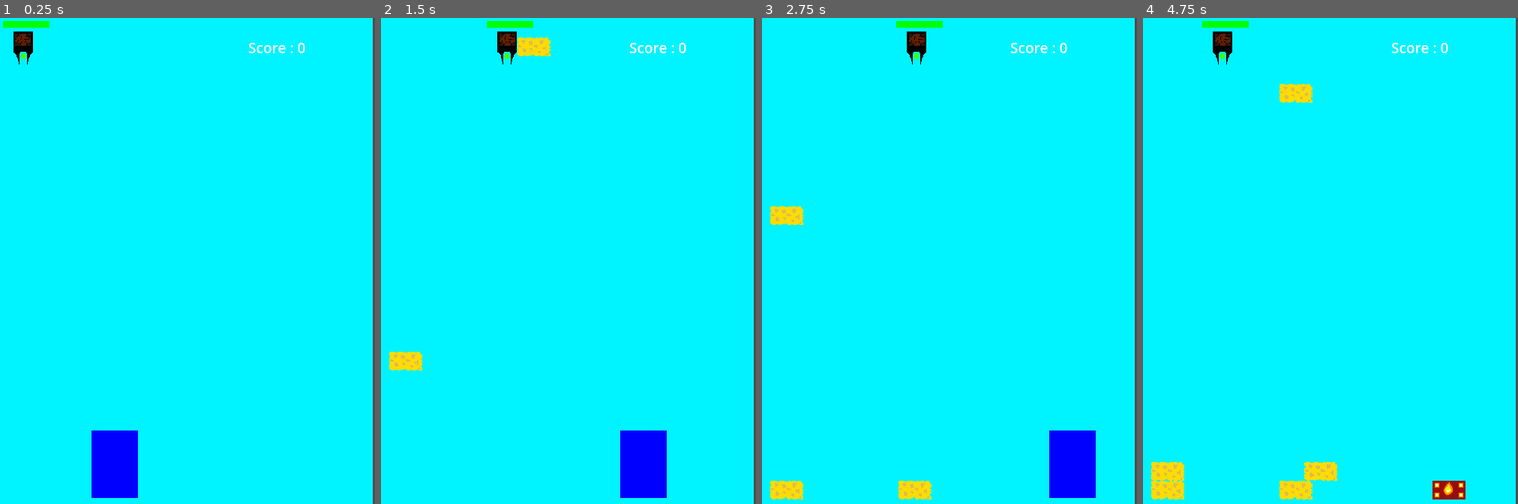
Above: before the commit, frames 1-4 (left to right).
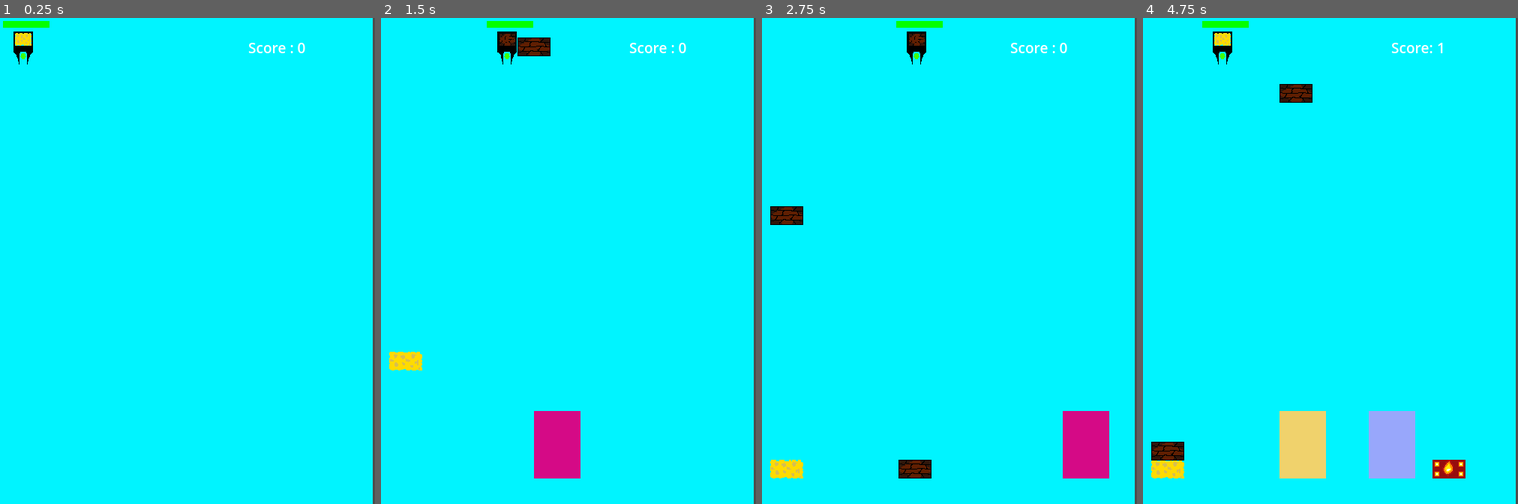
Above: after the commit, the same moments.

Repository: SH312-code/sdc-game_jam-2
Game: Godot game, scene res://Scenes/main.tscn
Two runs of this game, one before a commit and one after it. Both use one fixed random seed, a clock stepped at 60 frames per second and the inputs below.
Inputs:
- Up to frame 1 (0.25 s): no input
- Up to frame 2 (1.5 s): hold Right (ui_right) 0.53-1.28 s; hold Space (Space_key) 0.53-1.28 s; hold Left (ui_left) from 1.28 s (still down); tap Space (Space_key) at 1.35 s
- Up to frame 3 (2.75 s): release Left (ui_left) at 2.03 s; hold Right (ui_right) from 2.03 s (still down); hold Space (Space_key) from 2.03 s (still down)
- Up to frame 4 (4.75 s): release Space (Space_key) at 2.78 s; tap Space (Space_key) at 2.85, 4.35 s; release Right (ui_right) at 3.53 s; hold Space (Space_key) 3.53-4.28 s; hold Left (ui_left) from 3.53 s (still down)

The runs differ from the first frame. In frame 1, 1.8% of the frame differs, in the area x 4-37%, y 3-99%; in frame 2, 3.8%; in frame 3, 4.2%; in frame 4, 5.9%, in the area x 2-86%, y 3-100%.

Commit message:
they'r egay now

Diff:
--- a/Scenes/hostile/shooting_enemy_variant.tscn
+++ b/Scenes/hostile/shooting_enemy_variant.tscn
@@ -14,6 +14,7 @@
 position = Vector2(31, 45)
 scale = Vector2(62, 90)
 texture = SubResource("CanvasTexture_4osfh")
+metadata/height = 90
 
 [node name="EnemyArea" type="Area2D" parent="."]
 collision_layer = 8
--- a/Scenes/main.tscn
+++ b/Scenes/main.tscn
@@ -9,7 +9,6 @@
 [ext_resource type="Texture2D" uid="uid://c5vrs0m734pmy" path="res://Sprites/Earth_brick.png" id="4_m4ioc"]
 [ext_resource type="Texture2D" uid="uid://crr8lu3v7b8cp" path="res://Sprites/fire_brick.png" id="5_ve41k"]
 [ext_resource type="Texture2D" uid="uid://b0c0d2t4ka87a" path="res://Sprites/sponge brick.png" id="6_636hx"]
-[ext_resource type="PackedScene" uid="uid://ba1ijuuhofy8q" path="res://Scenes/hostile/shooting_enemy_variant.tscn" id="10_s5r7x"]
 
 [sub_resource type="RectangleShape2D" id="RectangleShape2D_wqork"]
 size = Vector2(26, 46)
@@ -80,21 +79,21 @@
 metadata/_edit_use_anchors_ = true
 
 [node name="FloorStaticBody" type="StaticBody2D" parent="."]
-position = Vector2(225, 595)
+position = Vector2(249, 596)
 collision_layer = 16
 collision_mask = 10
 
 [node name="FloorStaticBodyCollisionShape" type="CollisionShape2D" parent="FloorStaticBody"]
-position = Vector2(25, 45)
+position = Vector2(0, 16.5)
 shape = SubResource("RectangleShape2D_bdr70")
 one_way_collision = true
 
 [node name="FloorArea2D" type="Area2D" parent="FloorStaticBody"]
+position = Vector2(0, 16.5)
 collision_layer = 16
 collision_mask = 10
 
 [node name="FloorArea2DCollisionShape" type="CollisionShape2D" parent="FloorStaticBody/FloorArea2D"]
-position = Vector2(25, 45)
 shape = SubResource("RectangleShape2D_bdr70")
 
 [node name="Label" type="Label" parent="."]
@@ -104,6 +103,3 @@
 offset_bottom = 31.0
 theme_override_font_sizes/font_size = 19
 text = "Score : 0"
-
-[node name="ShootingEnemyVariant" parent="." instance=ExtResource("10_s5r7x")]
-position = Vector2(83, 532)
--- a/Scripts/Hand.gd
+++ b/Scripts/Hand.gd
@@ -24,12 +24,18 @@
 	# Replace with function body.
 
 func next_brick_display():
-	if next_brick > 20:
+	if next_brick > 30:
 		$earth.visible = true
 		$fire.visible = false
+		$sponge.visible = false
+	elif next_brick > 10:
+		$earth.visible = false
+		$fire.visible = false
+		$sponge.visible = true
 	else:
 		$earth.visible = false
 		$fire.visible = true
+		$sponge.visible = false
 
 
 # Called every frame. 'delta' is the elapsed time since the previous frame.
@@ -50,7 +56,6 @@
 func spawn(item:Object): # This first instantiates an object (creates a version of it in memory). After it sets the objects x position to the x position of this sprite then finally adds the block to the main scene
 	var hold = item.instantiate()
 	hold.position.x = position.x + 11
-	print(get_child(1).texture.get_width())
 	get_tree().current_scene.add_child(hold)
 
 func _input(event): #This is used for player input and is as of 3/29/2025 being used to spwan eneimes
@@ -58,7 +63,8 @@
 		var current_brick = next_brick
 		next_brick = randi_range(0,100)
 		can_shoot = false
-		if current_brick > 20: spawn(sponge_brick)
+		if current_brick > 30: spawn(block)
+		elif current_brick > 10: spawn(sponge_brick)
 		else: spawn(fire_block)
 		next_brick_display()
 
--- a/Scripts/bricks/base_brick.gd
+++ b/Scripts/bricks/base_brick.gd
@@ -2,7 +2,6 @@
 
 var searching_for_fire_brick = RegEx.new()	 #https://docs.godotengine.org/en/stable/classes/class_regex.html
 var searching_for_floor = RegEx.new()
-var searching_for_brick = RegEx.new()
 var falling = true
 var type = 'earth'
 var can_process_collision = true
@@ -13,7 +12,7 @@
 func _ready() -> void:
 	searching_for_fire_brick.compile("^Area2D_fire")#This is a regular exprsion used for string lookups. The ^ means to st …(317 unchanged characters)…
 	searching_for_floor.compile("^FloorArea2D")
-	searching_for_brick.compile("^brick_floor_dectection")
+
 
 
 # Called every frame. 'delta' is the elapsed time since the previous frame.
@@ -21,7 +20,7 @@
 
 		for overlapped_area in $RigidBody2D.get_child(2).get_overlapping_areas():
 			if falling:
-				if searching_for_brick.search(str(overlapped_area)):
+				if GlobalVariables.SEARCHING_FOR_BRICK.search(str(overlapped_area)):
 					var overlapped_brick = overlapped_area.get_parent().get_parent()
 					if not overlapped_brick.falling:
 						falling = false
@@ -30,7 +29,17 @@
 					falling = false
 			if can_process_collision: collision_behavior.call()
 
+func refall():
+	for overlapped_area in $RigidBody2D.get_child(2).get_overlapping_areas():
+		if GlobalVariables.SEARCHING_FOR_BRICK.search(str(overlapped_area)):
+			var connected_brick = overlapped_area.get_parent().get_parent()
+			if not connected_brick.falling:
+				connected_brick.falling = true
+				connected_brick.refall()
 
+func destroy():
+	refall()
+	queue_free()
 
 func set_x_y(x: float , y: float): #Called in diffrent node for spwaning at hand sprite
 	position.x = x
--- a/Scripts/bricks/fire_brick.gd
+++ b/Scripts/bricks/fire_brick.gd
@@ -13,7 +13,7 @@
 	type = 'fire'
 	collision_behavior = func():
 		for overlapped_area in $RigidBody2D.get_child(2).get_overlapping_areas():
-			if searching_for_brick.search(str(overlapped_area)):
+			if GlobalVariables.SEARCHING_FOR_BRICK.search(str(overlapped_area)):
 				var overlapped_brick = overlapped_area.get_parent().get_parent()
 				if overlapped_brick.type == 'sponge':
 					overlapped_brick.decrease_hits()
--- a/Scripts/global_variables.gd
+++ b/Scripts/global_variables.gd
@@ -3,9 +3,11 @@
 const LEFT_BOUND = 0
 const RIGHT_BOUND = 450
 const PLAYER_WIDTH = 104
+const SCREEN_HEIGHT = 648
+var SEARCHING_FOR_BRICK = RegEx.new()
 # Called when the node enters the scene tree for the first time.
 func _ready():
-	pass # Replace with function body.
+	SEARCHING_FOR_BRICK.compile("^brick_floor_dectection")
 
 
 # Called every frame. 'delta' is the elapsed time since the previous frame.
--- a/Scripts/hostile/shooting_enemy_variant.gd
+++ b/Scripts/hostile/shooting_enemy_variant.gd
@@ -4,15 +4,34 @@
 var shoot_delay = randf_range(.5, 2)
 var speed = randi_range(150, 350)
 var can_rotate = true
+var dt = 0.0
+var spawned = false
+var killable = false
+signal died
 @onready var bullet = preload("res://Scenes/hostile/bullet.tscn")
 
 # Called when the node enters the scene tree for the first time.
 func _ready(): # changes color of canvas texture
-	modulate = Color(0,0,255)
+	var r = randf_range(0, 1)
+	var g = randf_range(0, 1)
+	var b = randf_range(0, 1)
+	print(r," does ", g, " thre ", b)
+	modulate = Color(r, g, b)
+
 
 
 # Called every frame. 'delta' is the elapsed time since the previous frame.
 func _process(delta):
+	dt += delta
+	if dt > 0.5 and not killable:
+		killable = true
+	if dt > 0.01 and not spawned:
+		spawned = true
+		print($EnemyArea.get_overlapping_areas())
+		for area_colliding in $EnemyArea.get_overlapping_areas():
+			print(area_colliding)
+			if GlobalVariables.SEARCHING_FOR_BRICK.search(str(area_colliding)):
+				area_colliding.get_parent().get_parent().destroy()
 	var movement_amount = delta * speed * direction
 	if movement_amount + position.x > GlobalVariables.RIGHT_BOUND or movement_amount + position.x < GlobalVariables.LEFT_BOUND:
 		direction *= -1
@@ -20,9 +39,12 @@
 		position.x += movement_amount
 	can_rotate = true
 
+
+
 func _on_enemy_area_area_entered(area):
 	var parent_area = area.get_parent().get_parent()
-	if parent_area.falling:
+	if parent_area.falling and killable:
+		died.emit()
 		queue_free()
 	elif can_rotate:
 		direction *= -1
--- a/Scripts/main.gd
+++ b/Scripts/main.gd
@@ -1,7 +1,7 @@
 extends Node2D
 var score = 0
 var max_enemy = 1
-@onready var enemy = preload("res://Scenes/hostile/shooting_enemy.tscn")
+@onready var enemy = preload("res://Scenes/hostile/shooting_enemy_variant.tscn")
 var dt = 0
 var game = true
 var existing_enemies = 0
@@ -14,13 +14,13 @@
 # Called every frame. 'delta' is the elapsed time since the previous frame.
 func _process(delta: float) -> void:
 	dt += delta
-	'''if dt > .25 and game and existing_enemies < max_enemy: # This is to prevent 30 enemys on the field in the begining, diffictlty climbs with experince and also bricks count as childeren
+	if dt > .25 and game and existing_enemies < max_enemy: # This is to prevent 30 enemys on the field in the begining, diffictlty climbs with experince and also bricks count as childeren
 		dt -= .25
 		existing_enemies += 1
 		#spawn new enemy
 		var hold = enemy.instantiate()
 		hold.died.connect(update_score)
-		hold.set_x_y(randi_range(6, 500), 509)
+		hold.position = Vector2(randi_range(6, 500), get_child(2).position.y - hold.get_child(0).get_meta("height", -999))
 		get_tree().current_scene.add_child(hold)
 	if !game:
 		for i in get_children():
@@ -28,7 +28,7 @@
 				i.queue_free()
 		$TextureRect.texture = load("res://Sprites/game_over.png")
 		$Label.global_position = Vector2(200, 440)
-		$Label.add_theme_font_size_override("font_size", 30) '''
+		$Label.add_theme_font_size_override("font_size", 30)
 
 func update_score(): # https://docs.godotengine.org/en/stable/getting_started/first_2d_game/06.heads_up_display.html
 	score += 1
--- a/project.godot
+++ b/project.godot
@@ -12,7 +12,7 @@
 
 config/name="Tetris_with_attack"
 run/main_scene="res://Scenes/main.tscn"
-config/features=PackedStringArray("4.3", "Forward Plus")
+config/features=PackedStringArray("4.2", "Forward Plus")
 config/icon="res://Sprites/icon.svg"
 
 [autoload]
@@ -27,38 +27,38 @@
 
 ui_left={
 "deadzone": 0.5,
-"events": [Object(InputEventKey,"resource_local_to_scene":fa …(174 unchanged characters)… l_keycode":0,"key_label":0,"unicode":0,"location":0,"echo":false,"script":null)
+"events": [Object(InputEventKey,"resource_local_to_scene":fa …(174 unchanged characters)… l_keycode":0,"key_label":0,"unicode":0,"echo":false,"script":null)
 , Object(InputEventJoypadButton,"resource_local_to_scene":false,"resource_name":"","device":0,"button_index":13,"pressure":0.0,"pressed":false,"script":null)
 , Object(InputEventJoypadMotion,"resource_local_to_scene":false,"resource_name":"","device":0,"axis":0,"axis_value":-1.0,"script":null)
-, Object(InputEventKey,"resource_local_to_scene":false,"reso …(162 unchanged characters)… keycode":65,"key_label":0,"unicode":97,"location":0,"echo":false,"script":null)
+, Object(InputEventKey,"resource_local_to_scene":false,"reso …(162 unchanged characters)… keycode":65,"key_label":0,"unicode":97,"echo":false,"script":null)
 ]
 }
 ui_right={
 "deadzone": 0.5,
-"events": [Object(InputEventKey,"resource_local_to_scene":fa …(174 unchanged characters)… l_keycode":0,"key_label":0,"unicode":0,"location":0,"echo":false,"script":null)
+"events": [Object(InputEventKey,"resource_local_to_scene":fa …(174 unchanged characters)… l_keycode":0,"key_label":0,"unicode":0,"echo":false,"script":null)
 , Object(InputEventJoypadButton,"resource_local_to_scene":false,"resource_name":"","device":0,"button_index":14,"pressure":0.0,"pressed":false,"script":null)
 , Object(InputEventJoypadMotion,"resource_local_to_scene":false,"resource_name":"","device":0,"axis":0,"axis_value":1.0,"script":null)
-, Object(InputEventKey,"resource_local_to_scene":false,"reso …(163 unchanged characters)… eycode":68,"key_label":0,"unicode":100,"location":0,"echo":false,"script":null)
+, Object(InputEventKey,"resource_local_to_scene":false,"reso …(163 unchanged characters)… eycode":68,"key_label":0,"unicode":100,"echo":false,"script":null)
 ]
 }
 S_key={
 "deadzone": 0.5,
-"events": [Object(InputEventKey,"resource_local_to_scene":fa …(172 unchanged characters)… eycode":83,"key_label":0,"unicode":115,"location":0,"echo":false,"script":null)
+"events": [Object(InputEventKey,"resource_local_to_scene":fa …(172 unchanged characters)… eycode":83,"key_label":0,"unicode":115,"echo":false,"script":null)
 ]
 }
 F_key={
 "deadzone": 0.5,
-"events": [Object(InputEventKey,"resource_local_to_scene":fa …(172 unchanged characters)… eycode":70,"key_label":0,"unicode":102,"location":0,"echo":false,"script":null)
+"events": [Object(InputEventKey,"resource_local_to_scene":fa …(172 unchanged characters)… eycode":70,"key_label":0,"unicode":102,"echo":false,"script":null)
 ]
 }
 A_key={
 "deadzone": 0.5,
-"events": [Object(InputEventKey,"resource_local_to_scene":fa …(171 unchanged characters)… keycode":65,"key_label":0,"unicode":97,"location":0,"echo":false,"script":null)
+"events": [Object(InputEventKey,"resource_local_to_scene":fa …(171 unchanged characters)… keycode":65,"key_label":0,"unicode":97,"echo":false,"script":null)
 ]
 }
 Space_key={
 "deadzone": 0.5,
-"events": [Object(InputEventKey,"resource_local_to_scene":fa …(171 unchanged characters)… keycode":32,"key_label":0,"unicode":32,"location":0,"echo":false,"script":null)
+"events": [Object(InputEventKey,"resource_local_to_scene":fa …(171 unchanged characters)… keycode":32,"key_label":0,"unicode":32,"echo":false,"script":null)
 ]
 }
 
Not shown: 1 places in Scenes/main.tscn that only renumber resources
